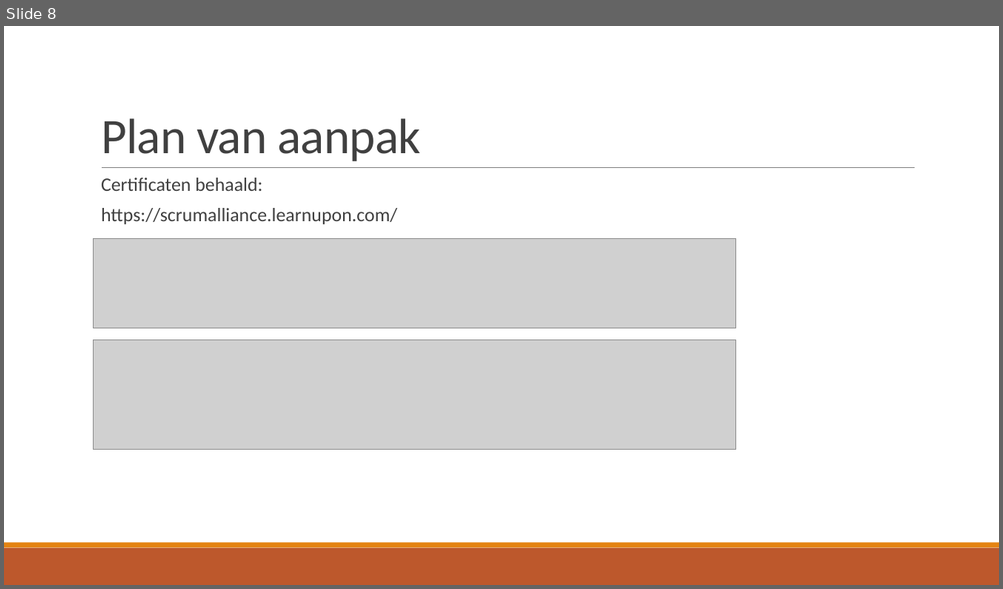
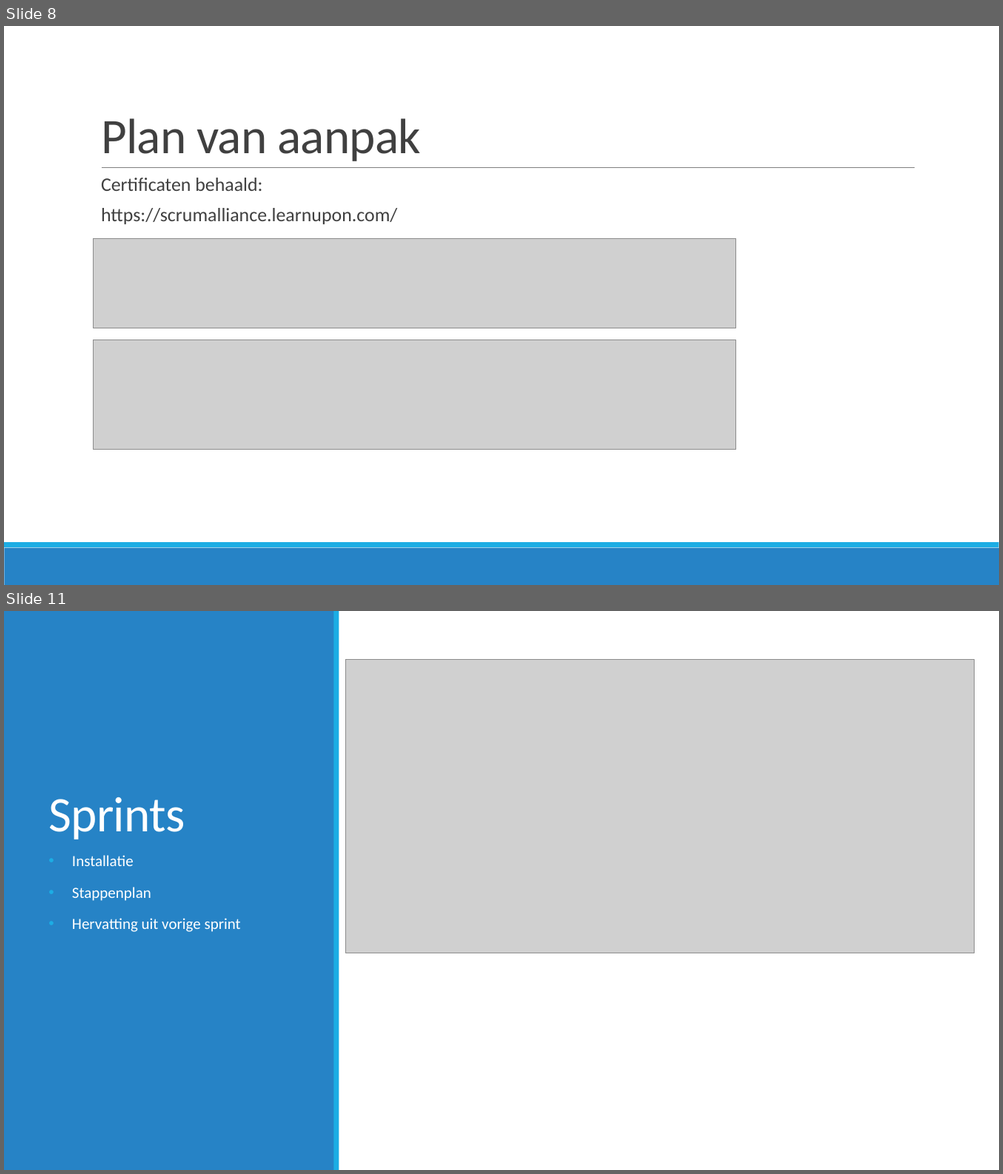
Before and after one commit to JouriTas/Projectwerk-IT-project, a slide deck: Scrum Artifacts/Sprint5/IT-Projectwerk 2022.pptx. Shown one above the other, each under a label of ours: slide 8 before the commit, slides 8 and 11 after it; the slides between them are not shown. The pictures are 1003x589 and 1003x1174 pixels, drawn with LibreOffice and Linux fonts; fonts in the diff are those of the drawing; grey boxes stand for pictures. Boxes give left, top, right and bottom in pixels: in the first picture for what was removed or moved away, otherwise in the second. Text is boxed around its words. In the diff, an @@ line names an element or a change of style, - is before the commit and + after.

Commit message:
powerpoint met screenshots en andere opmaak

```diff
--- a/Scrum Artifacts/Sprint5/IT-Projectwerk 2022.pptx
+++ b/Scrum Artifacts/Sprint5/IT-Projectwerk 2022.pptx
@@ slide 11 added at <box>4,611,999,1170</box>, background #FFFFFF @@
@@ rectangle added at <box>4,611,335,1170</box>, fill #2683C6 @@
@@ rectangle added at <box>334,611,339,1170</box>, fill #1CADE4 @@
@@ picture added at <box>346,660,974,954</box> @@
@@ title added at <box>48,797,185,840</box>, 48 pt, text #FFFFFF @@
+Sprints
@@ text added at <box>72,855,241,932</box>, 15 pt, text #FFFFFF @@
+• Installatie
+• Stappenplan
+• Hervatting uit vorige sprint
@@ slide 8 changed as well @@
@@ rectangle at <box>4,548,999,585</box>: fill #BD582C to #2683C6 @@
@@ rectangle at <box>4,543,999,548</box>: fill #E48312 to #1CADE4 @@
```
Also in this commit, not shown: 11 other slides changed, 2 other slides added.
